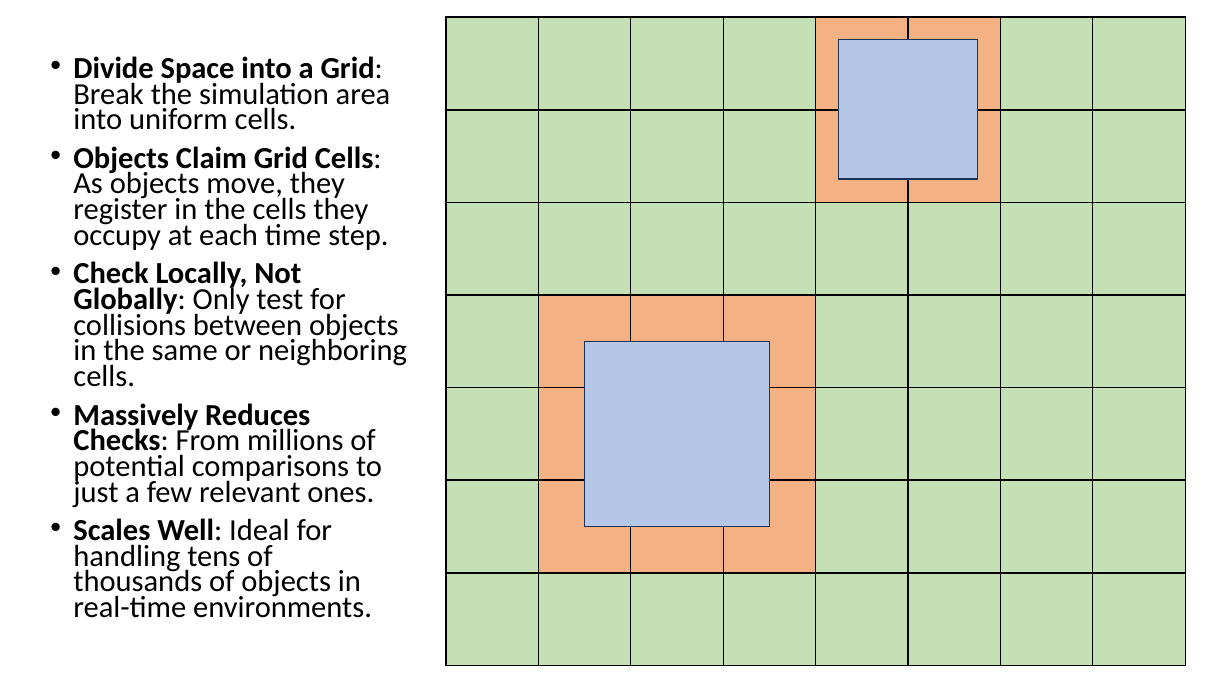
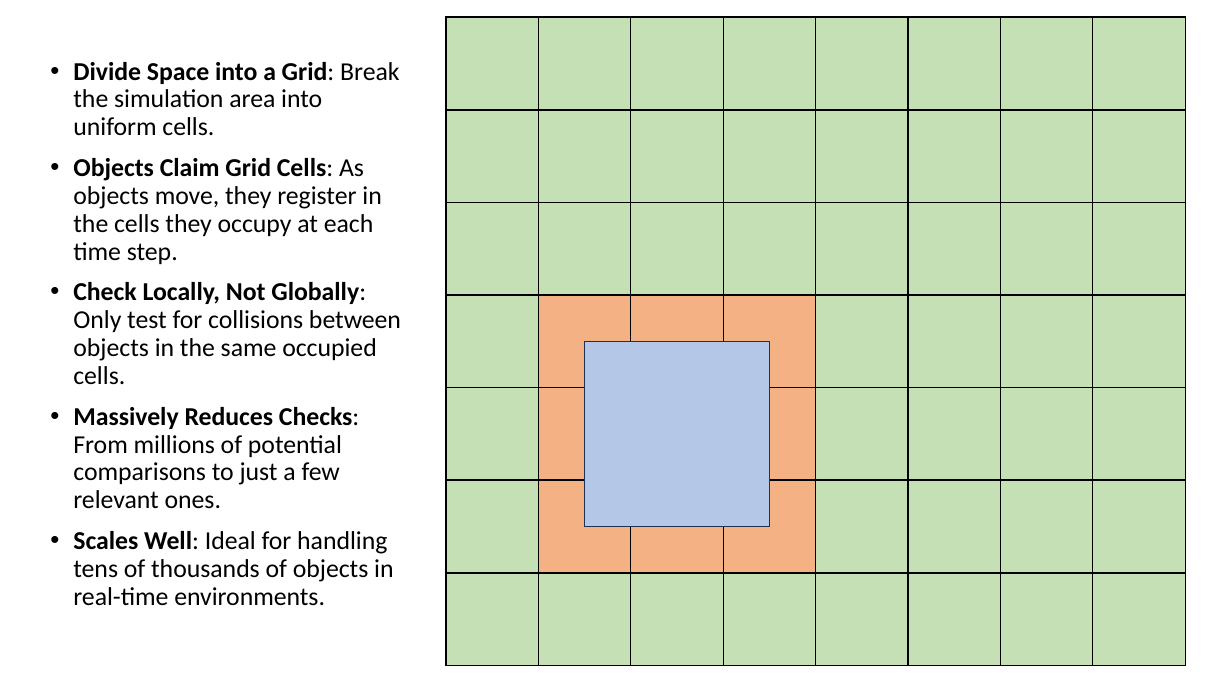
Before and after one commit to connor-makowski/fizgrid, a slide deck: slide 6 of Fizgrid.pptx (slide 7 before the commit). Drawn at 1232x693 pixels with LibreOffice and Linux fonts; fonts in the diff are those of the drawing. Boxes give left, top, right and bottom in pixels: in the first picture for what was removed or moved away, otherwise in the second. Text is boxed around its words. In the diff, an @@ line names an element or a change of style, - is before the commit and + after.

```diff
--- a/Fizgrid.pptx
+++ b/Fizgrid.pptx
@@ rectangle removed at (x1=838, y1=40, x2=978, y2=179) @@
@@ text at (x1=73, y1=62, x2=399, y2=605): size 23.8 to 20.1 pt in "Divide Space into a Grid: Break the ...", "Objects Claim Grid Cells: As objects move, ...", "Massively Reduces Checks: From millions of potential ...", "Scales Well: Ideal for handling tens of ..."; line spacing 0.7 to 0.9 @@
@@ fill #F4B183 to #C5E0B4 in 4 elements at (x1=816, y1=17, x2=909, y2=109), (x1=909, y1=17, x2=1001, y2=109), (x1=816, y1=110, x2=909, y2=202), (x1=909, y1=110, x2=1001, y2=202) @@
@@ text at (x1=73, y1=282, x2=401, y2=385): text changed; size 23.8 to 20.1 pt @@
-• Check Locally, Not Globally: Only test for collisions between objects in the same or neighboring cells.
+• Check Locally, Not Globally: Only test for collisions between objects in the same occupied cells.
```
Also in this commit, not shown: 9 other slides changed.
